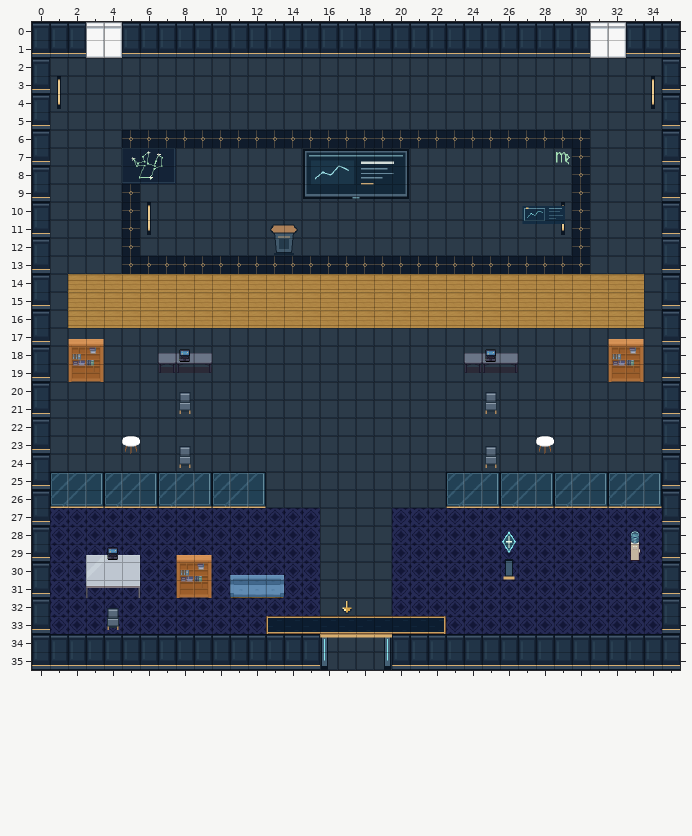
Level history. Tiled map (JSON): maps/speaker-virgo.tmj. Above, as it was before the edit.
Cells are 32x32 px. Shown: x 0..35, y 0..35.
The result:
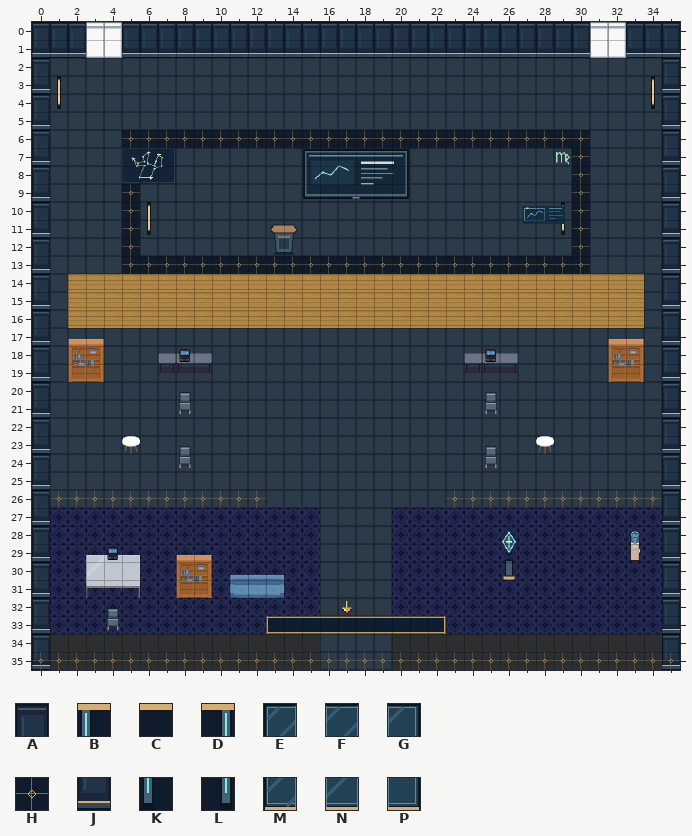
Key: from "art-0": A 0, B 1, C 2, D 4, E 9, F 10, G 11, H 15, J 16, K 17, L 20, M 25, N 26, P 27.
_ is an empty cell, # one hidden under a higher layer, . an unchanged one.
Difference:
--- layer "scenery-belowAvatar-0"
@@ x 1..34 @@
-26 ____________..........____________
+26 HHHHHHHHHHHH..........HHHHHHHHHHHH
@@ x 16..19 @@
-35 ____
+35 HHHH
--- layer "scenery-belowAvatar-2"
@@ x 0..35 @@
-35 _.................................._
+35 J..................................J
--- layer "scenery-belowAvatar-3"
@@ x 0..35 @@
-35 ________________....________________
+35 HHHHHHHHHHHHHHHH....HHHHHHHHHHHHHHHH
--- layer "scenery-aboveAvatar-0" (removed)
@@ x 1..34 @@
-25 EFGEFGEFGEFG..........EFGEFGEFGEFG
-26 MNPMNPMNPMNP..........MNPMNPMNPMNP
+25 ____________..........____________
+26 ____________..........____________
@@ x 0..35 @@
-34 ................BCCD................
-35 #...............K..L...............#
+34 ................____................
+35 _..............._.._..............._
--- layer "scenery-aboveAvatar-1" (removed)
@@ x 0..35 @@
-34 .AAAAAAAAAAAAAAA....AAAAAAAAAAAAAAA.
-35 JJJJJJJJJJJJJJJJ....JJJJJJJJJJJJJJJJ
+34 ._______________...._______________.
+35 ________________....________________
